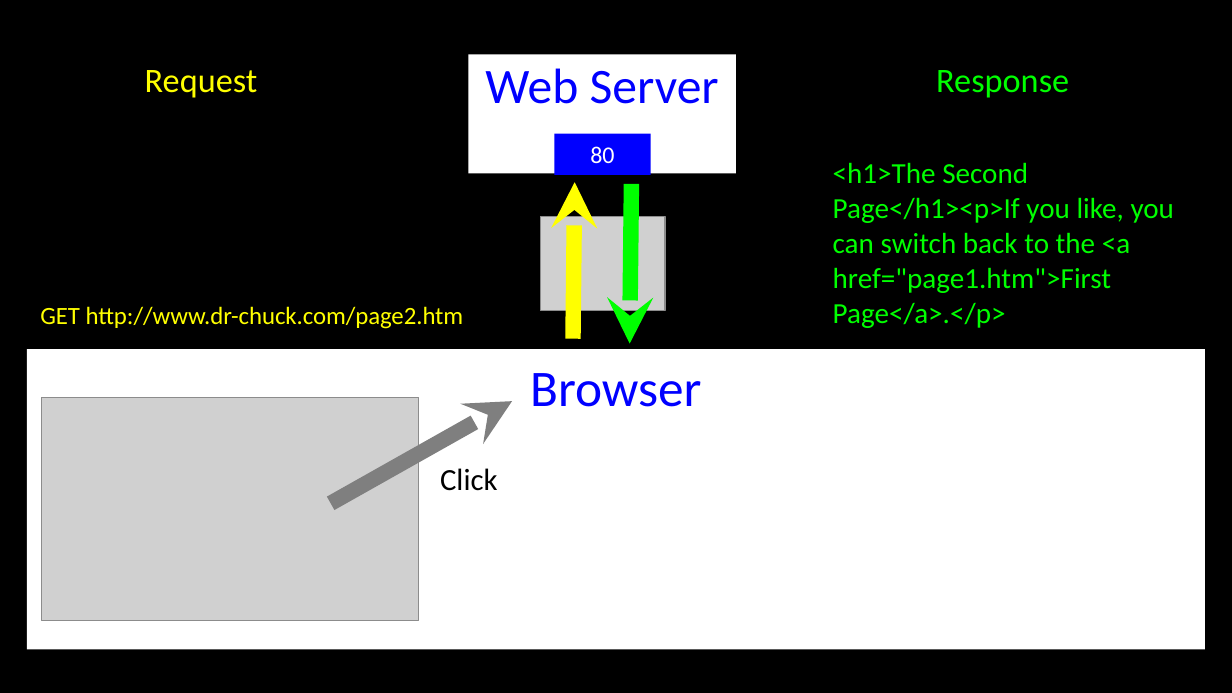
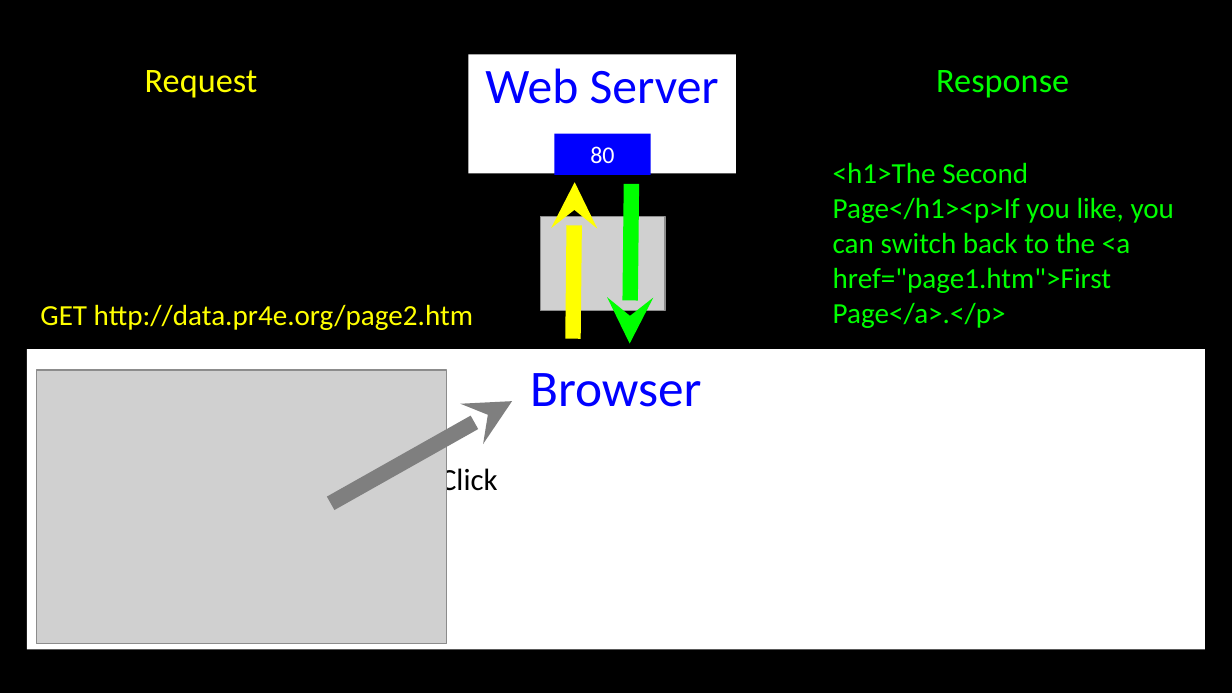
Before and after one commit to csev/dj4e, a slide deck: slide 9 of lectures/Web-01-HTTP.ppt. Drawn at 1232x693 pixels with LibreOffice and Linux fonts; fonts in the diff are those of the drawing; grey boxes stand for pictures. Boxes give left, top, right and bottom in pixels: in the first picture for what was removed or moved away, otherwise in the second. Text is boxed around its words. In the diff, an @@ line names an element or a change of style, - is before the commit and + after.

```diff
--- a/lectures/Web-01-HTTP.ppt
+++ b/lectures/Web-01-HTTP.ppt
@@ text at (40, 304, 473, 330): text changed; size 14.4 to 17 pt @@
-GET http://www.dr-chuck.com/page2.htm
+GET http://data.pr4e.org/page2.htm
@@ picture: place and size @@
-picture at (42, 398, 419, 621)
+picture at (36, 371, 446, 644)
```
Also in this commit, not shown: 6 other slides changed, 1 slide added, 1 slide removed.
